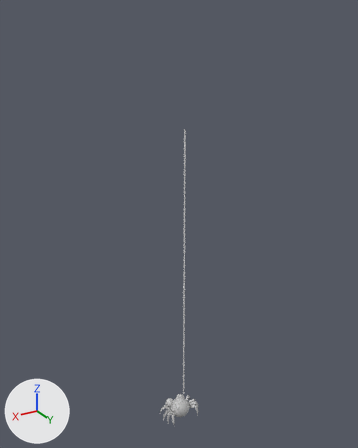
What one commit did to the FBX model Models/Spider/SpiderIdleWeb1.fbx.
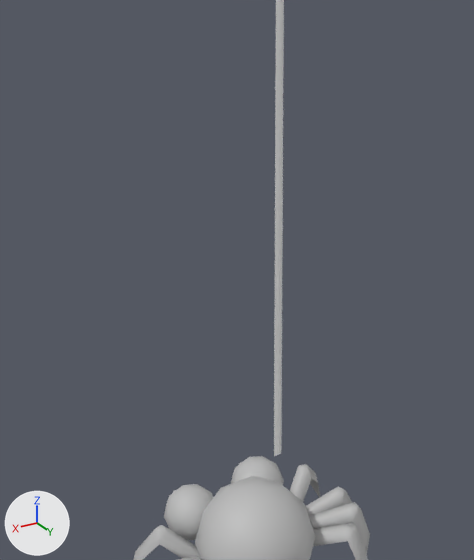
The first picture shows the older version from a camera (50 mm lens) standing at (0.205, 0.341, 0.385) and looking at (-0.005, -0.008, 0.21). The close-ups show the older and then the newer version on the part from 39% to 60% of the width and 72% to 92% of the height of that picture. Only the edits that show in the close-ups are written down. Every picture has the same lights, and +X, +Y and +Z are marked at lower left. Where no turn or scale is listed for an object, it has been applied to the vertices.

Names of what the first close-up shows: 'Spider', 'spider_web1'.
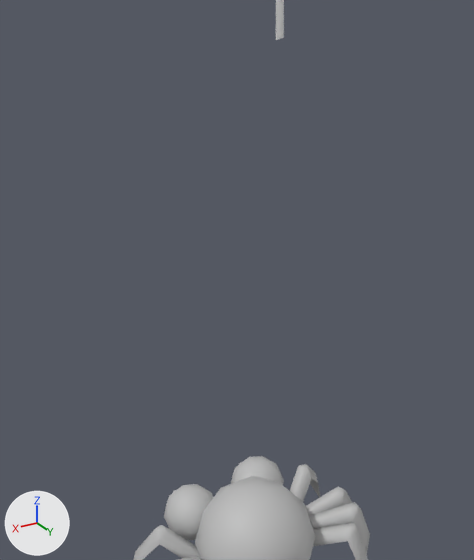
The change, as a list of edits to the scene's bpy script:
```text
Change ob_spider_web1:
    ob_spider_web1.location: (0.0, 0.0081, 0.1657) -> (0.0, 0.0081, 0.2454)
```

Pixel boxes [x1, y1, x2, y2] of what changed, in the close-ups (474 x 560 px):
'spider_web1', moved
    before: [274, 0, 284, 456]
    after: [276, 0, 284, 40]
